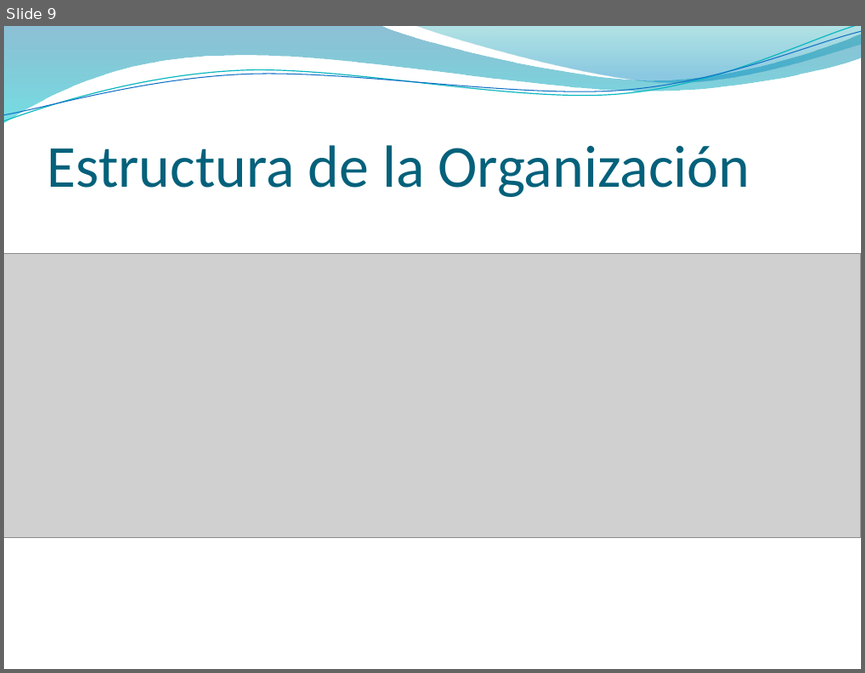
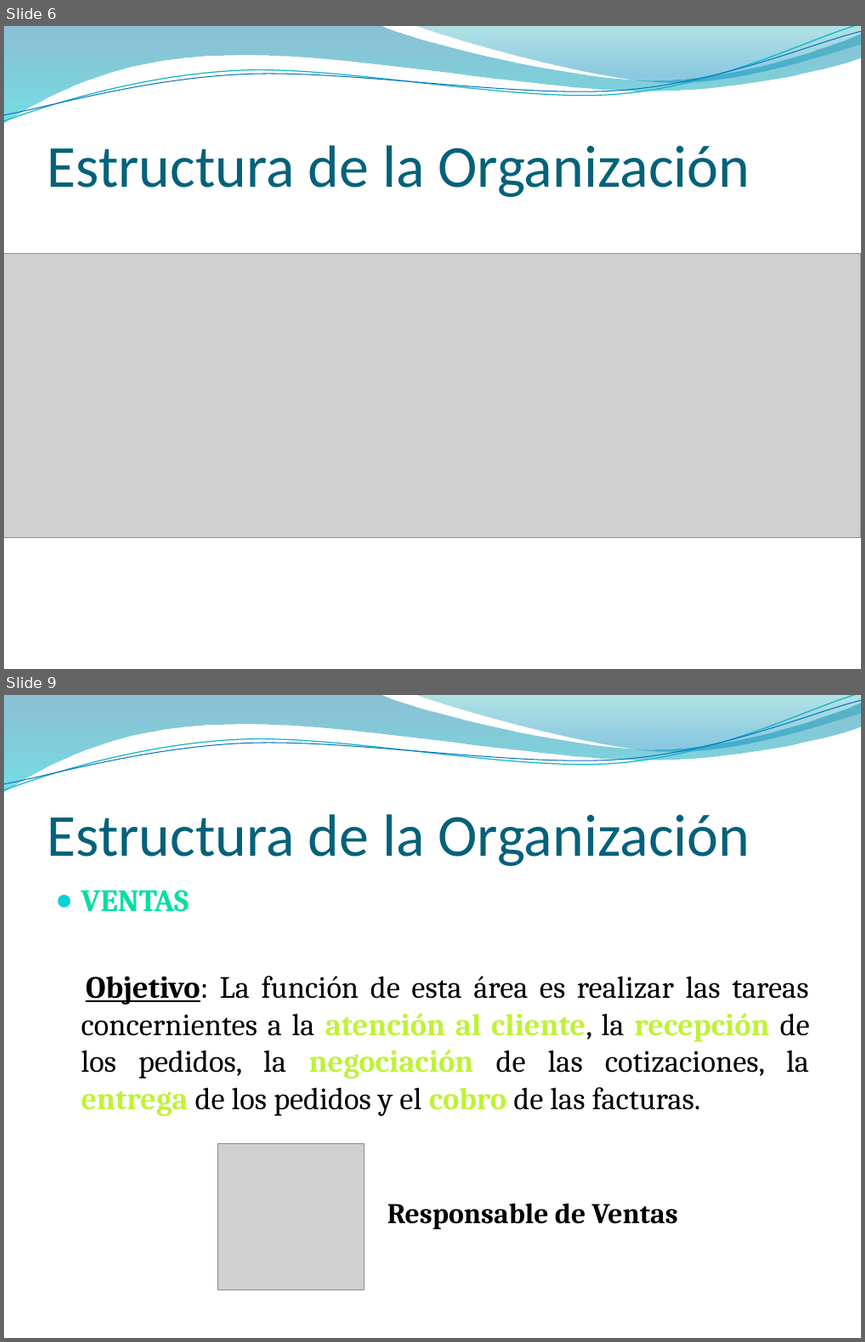
Before and after one commit to NinoMolina/metalurgica, a slide deck: 04_presentaciones/01_InfPreliminar_ModeloNegocio.pptx. Shown one above the other, each under a label of ours: slide 9 before the commit, slides 6 and 9 after it; the slides between them are not shown. The pictures are 865x673 and 865x1342 pixels, drawn with LibreOffice and Linux fonts; fonts in the diff are those of the drawing; grey boxes stand for pictures; background and template pictures are left out. Boxes give left, top, right and bottom in pixels: in the first picture for what was removed or moved away, otherwise in the second. Text is boxed around its words. In the diff, an @@ line names an element or a change of style, - is before the commit and + after.

```diff
--- a/04_presentaciones/01_InfPreliminar_ModeloNegocio.pptx
+++ b/04_presentaciones/01_InfPreliminar_ModeloNegocio.pptx
@@ slide 9 added at (x1=4, y1=695, x2=861, y2=1338), background picture (left out); not listed: 4 template elements that a slide beside it also shows @@
@@ title added at (x1=46, y1=814, x2=749, y2=866), 50 pt, text #04617B @@
+Estructura de la Organización
@@ text added at (x1=81, y1=890, x2=810, y2=1116), 26 pt, text #000000 @@
+● VENTAS
+Objetivo: La función de esta área es realizar las tareas concernientes a la atención al cliente, la recepción de los pedidos, la negociación de las cotizaciones, la entrega de los pedidos y el cobro de las facturas.
@@ picture added at (x1=218, y1=1143, x2=364, y2=1289) @@
@@ text added at (x1=387, y1=1202, x2=678, y2=1229), 24 pt, text #000000, bold @@
+Responsable de Ventas
@@ what was slide 9 is now slide 6 @@
```
Also in this commit, not shown: 4 slides changed, 28 other slides added, 10 slides removed.
